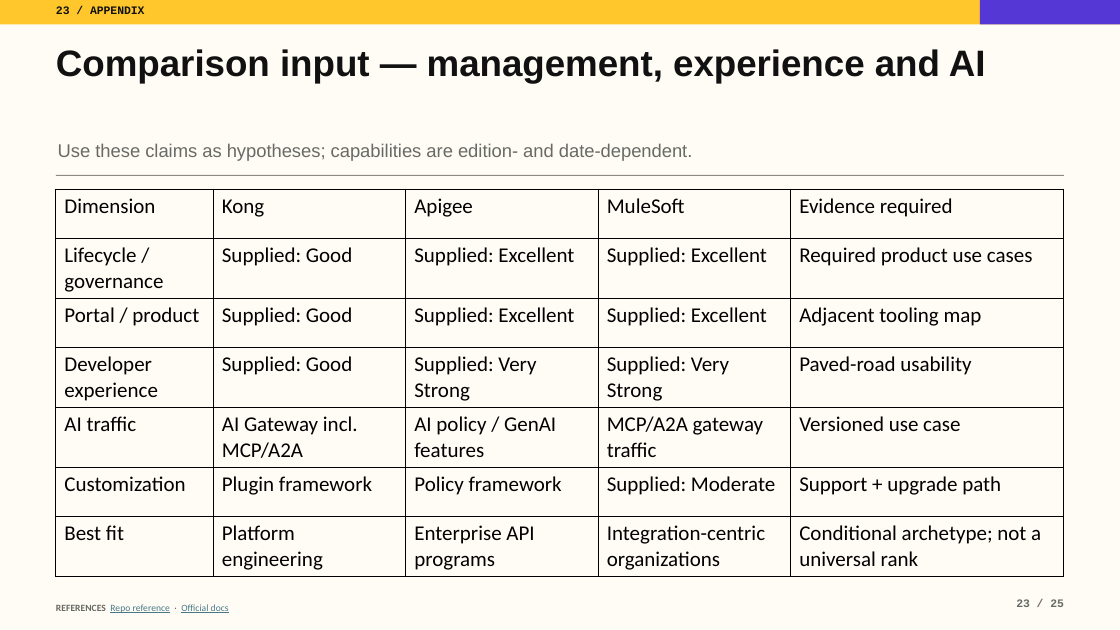
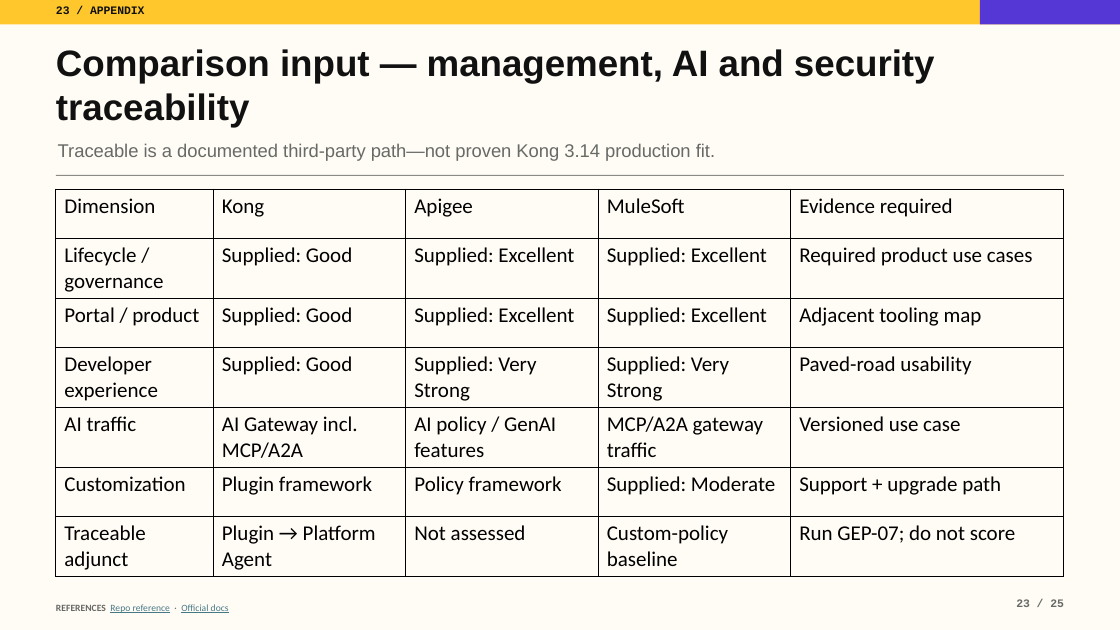
Before and after one commit to tomqwu/apim, a slide deck: slide 23 of presentations/kong-platform-journey-guided.pptx. Drawn at 1120x630 pixels with LibreOffice and Linux fonts; fonts in the diff are those of the drawing. Boxes give left, top, right and bottom in pixels: in the first picture for what was removed or moved away, otherwise in the second. Text is boxed around its words. In the diff, an @@ line names an element or a change of style, - is before the commit and + after.

Commit message:
Expand Kong evaluation assurance and migration evidence (#15)

```diff
--- a/presentations/kong-platform-journey-guided.pptx
+++ b/presentations/kong-platform-journey-guided.pptx
@@ text at <box>56,49,935,127</box>: text changed @@
-Comparison input — management, experience and AI
+Comparison input — management, AI and security traceability
@@ text at <box>58,143,715,161</box>: text changed @@
-Use these claims as hypotheses; capabilities are edition- and date-dependent.
+Traceable is a documented third-party path—not proven Kong 3.14 production fit.
@@ table at <box>56,189,1065,574</box> @@
-row 7: Best fit | Platform engineering | Enterprise API programs | Integration-centric organizations | Conditional archetype; not a universal rank
+row 7: Traceable adjunct | Plugin → Platform Agent | Not assessed | Custom-policy baseline | Run GEP-07; do not score
```
Also in this commit, not shown: 9 other slides changed, 22 other files.
